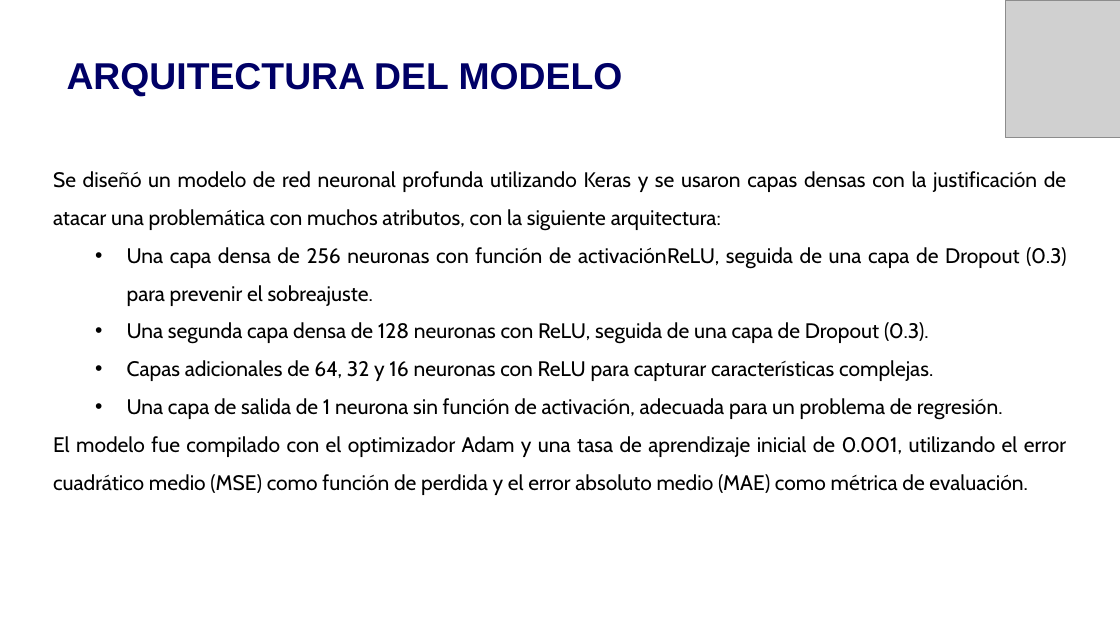
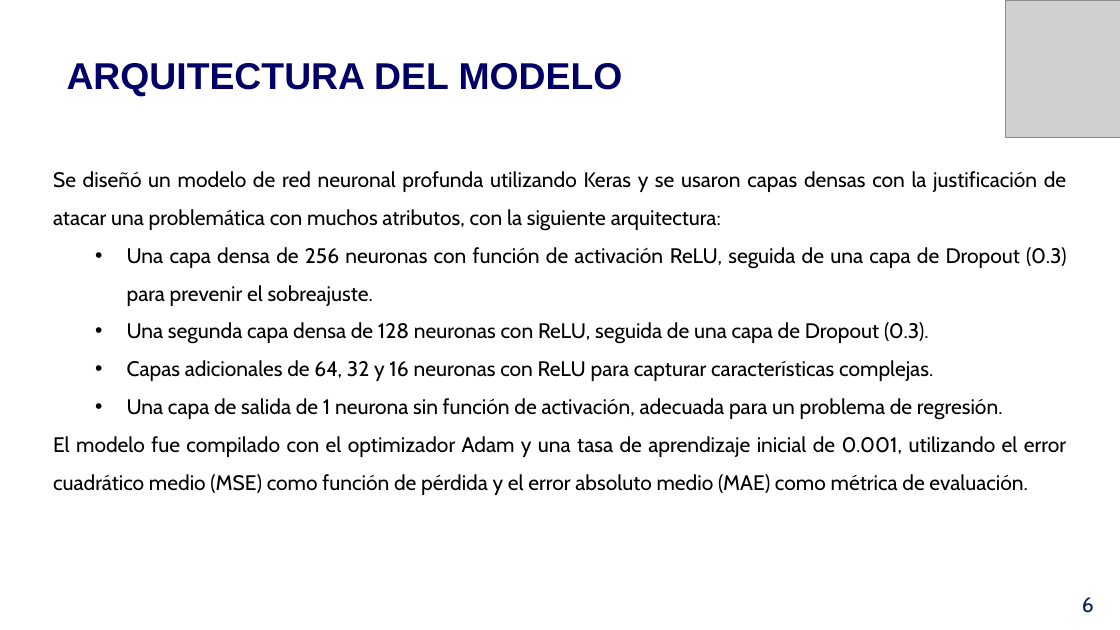
Before and after one commit to DavidGaeta/icd2024, a slide deck: slide 7 of Proyect/Presentación/SUPERCONDUCTORES.pptx (slide 11 before the commit). Drawn at 1120x630 pixels with LibreOffice and Linux fonts; fonts in the diff are those of the drawing; grey boxes stand for pictures; background and template pictures are left out. Boxes give left, top, right and bottom in pixels: in the first picture for what was removed or moved away, otherwise in the second. Text is boxed around its words. In the diff, an @@ line names an element or a change of style, - is before the commit and + after.

```diff
--- a/Proyect/Presentación/SUPERCONDUCTORES.pptx
+++ b/Proyect/Presentación/SUPERCONDUCTORES.pptx
@@ text at box(127, 247, 1066, 306): spaces changed @@
-    • Una capa densa de 256 neuronas con función de activaciónReLU, seguida de una capa de Dropout (0.3) para prevenir el sobreajuste.
+    • Una capa densa de 256 neuronas con función de activación ReLU, seguida de una capa de Dropout (0.3) para prevenir el sobreajuste.
@@ text at box(53, 436, 1066, 495): text changed @@
-El modelo fue compilado con el optimizador Adam y una tasa de aprendizaje inicial de 0.001, utilizando el error cuadrático medio (MSE) como función de perdida y el error absoluto medio (MAE) como métrica de evaluación.
+El modelo fue compilado con el optimizador Adam y una tasa de aprendizaje inicial de 0.001, utilizando el error cuadrático medio (MSE) como función de pérdida y el error absoluto medio (MAE) como métrica de evaluación.
@@ text added at box(1082, 597, 1094, 613), 18 pt, text #041A59 @@
+6
```
Also in this commit, not shown: 7 other slides changed, 4 slides added, 7 slides removed.
